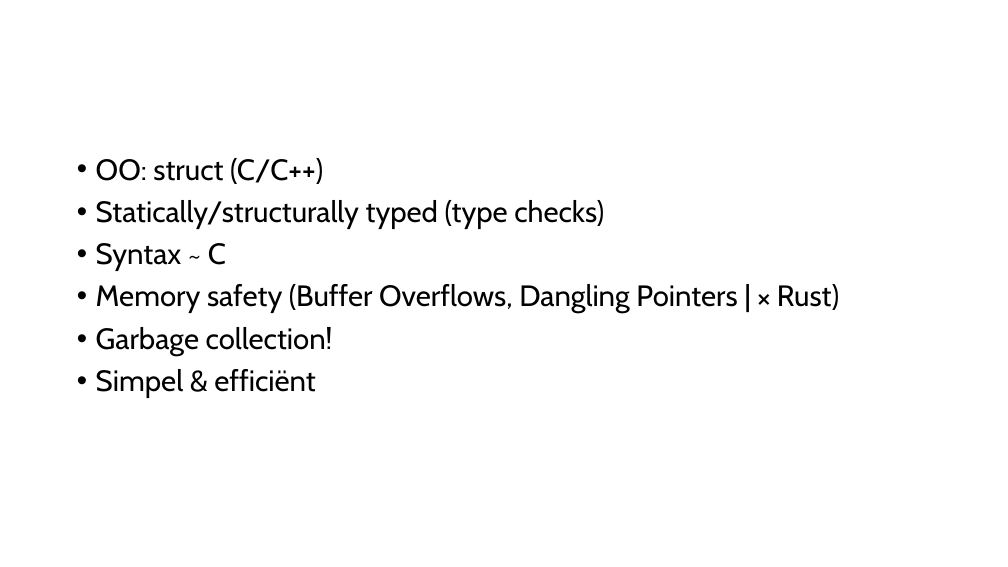
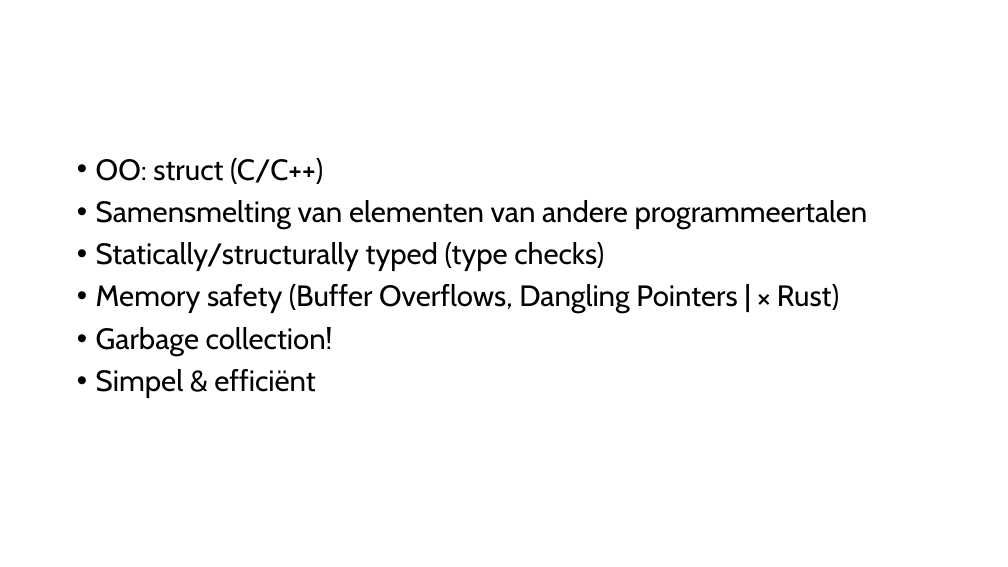
Before and after one commit to vervoortkobe/SoftwareTrends-Presentatie-Go-3ITSOF1, a slide deck: slide 4 of Golang.pptx. Drawn at 1008x567 pixels with LibreOffice and Linux fonts; fonts in the diff are those of the drawing; background and template pictures are left out. Boxes give left, top, right and bottom in pixels: in the first picture for what was removed or moved away, otherwise in the second. Text is boxed around its words. In the diff, an @@ line names an element or a change of style, - is before the commit and + after.

```diff
--- a/Golang.pptx
+++ b/Golang.pptx
@@ text at (96,200,868,229): paragraph added @@
+• Samensmelting van elementen van andere programmeertalen
@@ text at (96,243,226,271): paragraph removed @@
-• Syntax ~ C
```
Also in this commit, not shown: 1 other slide changed, 5 other files.
